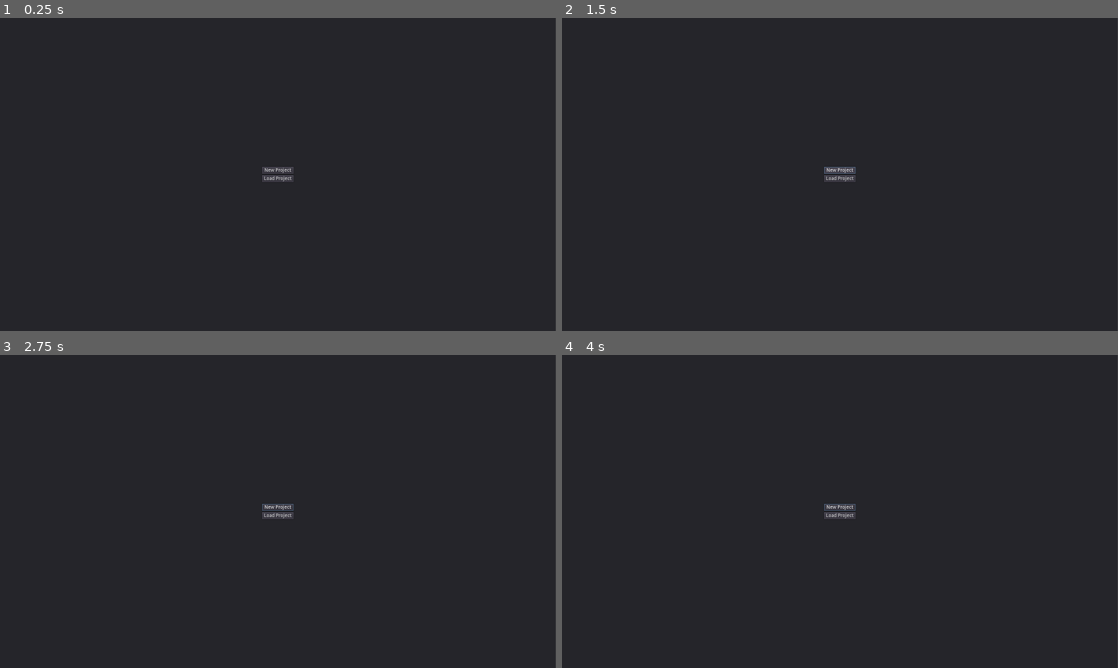
Above: before the commit, frames 1-4 (two rows, left to right).
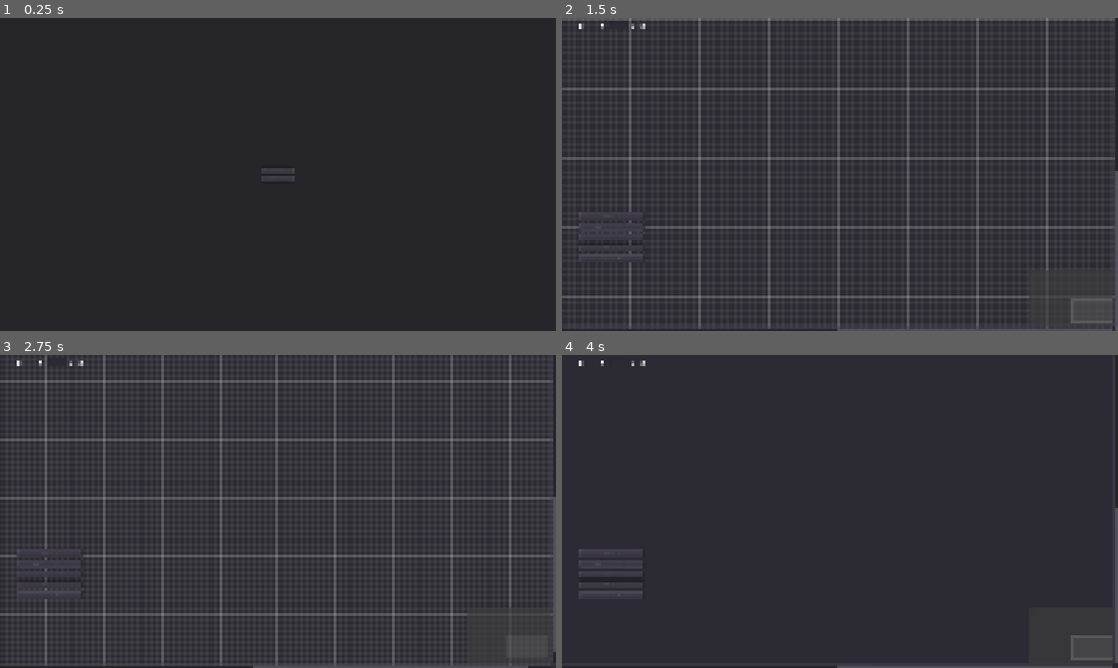
Above: after the commit, the same moments.

Repository: masterhand83/moon_dialogs
Game: Godot game, scene res://GUI/main_view.tscn
The game is run twice, just before and just after one commit, with the same random seed, the same clock (stepped at 60 frames per second) and the same inputs.
Inputs (mouse positions are in pixels of both pictures, inside the frame that each line leads up to):
- Up to frame 1 (0.25 s): no input
- Up to frame 2 (1.5 s): click "New Project" at 0.5 s; click (840, 171) at 1.25 s, where only the run before the commit has a clickable "New Project"
- Up to frame 3 (2.75 s): click (11, 361) at 2.02 s
- Up to frame 4 (4 s): click (595, 361) at 2.77 s; click (606, 361) at 3.52 s

The runs differ from the first frame. In frame 1, 0.1% of the frame differs, in the area x 47-53%, y 47-53%; in frame 2, 23%; in frame 3, 30%, in the area x 0-100%, y 0-100%; in frame 4, 2.2%.

Commit message:
added change view feature

Diff:
--- a/GUI/main_view.gd
+++ b/GUI/main_view.gd
@@ -1,5 +1,9 @@
 extends Control
 onready var current_view = $MainMenu
+
+func _ready() -> void:
+    OS.low_processor_usage_mode = true
+
 
 func change_view(view: String):
     if(view == 'editor'):
@@ -8,3 +12,11 @@
     else:
         $EditorMenu.hide()
         $MainMenu.show()
+
+
+
+
+
+
+func _on_child_change_view(view) -> void:
+    change_view(view)
--- a/GUI/main_view.tscn
+++ b/GUI/main_view.tscn
@@ -16,3 +16,5 @@
 visible = false
 
 [node name="MainMenu" parent="." instance=ExtResource( 1 )]
+[connection signal="change_view" from="EditorMenu" to="." method="_on_child_change_view"]
+[connection signal="change_view" from="MainMenu" to="." method="_on_child_change_view"]
--- /dev/null
+++ b/GUI/view.gd
@@ -0,0 +1,3 @@
+extends Control
+class_name View
+signal change_view(view);
--- /dev/null
+++ b/GUI/view.tscn
@@ -0,0 +1,11 @@
+[gd_scene load_steps=2 format=2]
+
+[ext_resource path="res://GUI/view.gd" type="Script" id=1]
+
+[node name="Control" type="Control"]
+anchor_right = 1.0
+anchor_bottom = 1.0
+script = ExtResource( 1 )
+__meta__ = {
+"_edit_use_anchors_": false
+}
--- /dev/null
+++ b/editor_menu/editor_menu.gd
@@ -0,0 +1 @@
+extends View
--- a/editor_menu/editor_menu.tscn
+++ b/editor_menu/editor_menu.tscn
@@ -1,8 +1,11 @@
-[gd_scene format=2]
+[gd_scene load_steps=2 format=2]
+
+[ext_resource path="res://editor_menu/editor_menu.gd" type="Script" id=1]
 
 [node name="EditorMenu" type="Control"]
 anchor_right = 1.0
 anchor_bottom = 1.0
+script = ExtResource( 1 )
 __meta__ = {
 "_edit_use_anchors_": false
 }
--- a/main_menu/main_menu.gd
+++ b/main_menu/main_menu.gd
@@ -1 +1,6 @@
-extends Control
+extends View
+
+
+
+func _on_NewProjectButton_pressed() -> void:
+    emit_signal('change_view', 'editor')
--- a/main_menu/main_menu.tscn
+++ b/main_menu/main_menu.tscn
@@ -36,3 +36,4 @@
 margin_right = 91.0
 margin_bottom = 44.0
 text = "Load Project"
+[connection signal="pressed" from="CenterContainer/VBoxContainer/NewProjectButton" to="." method="_on_NewProjectButton_pressed"]
--- a/project.godot
+++ b/project.godot
@@ -8,9 +8,14 @@
 
 config_version=4
 
-_global_script_classes=[  ]
+_global_script_classes=[ {
+"base": "Control",
+"class": "View",
+"language": "GDScript",
+"path": "res://GUI/view.gd"
+} ]
 _global_script_class_icons={
-
+"View": ""
 }
 
 [application]
